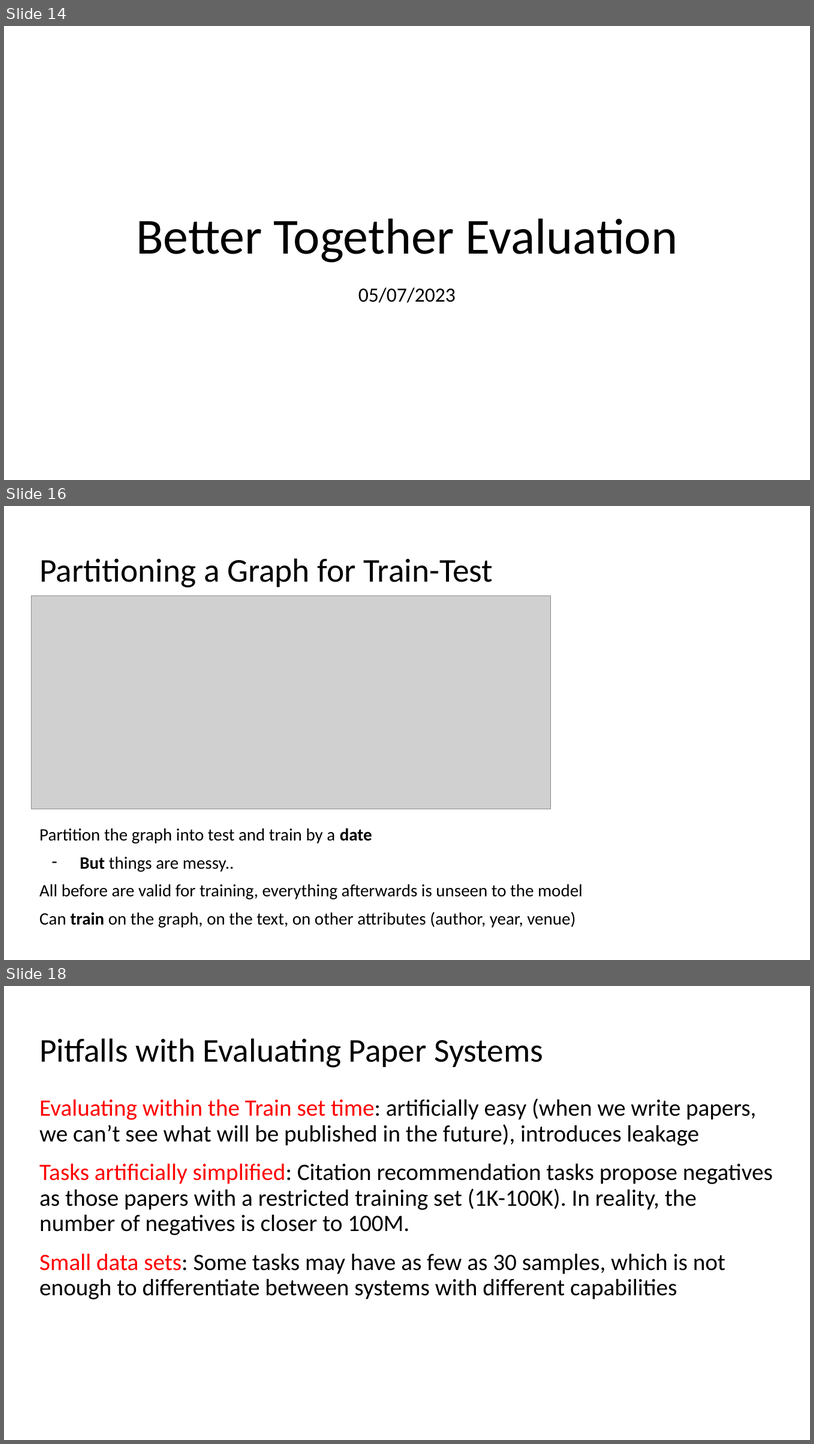
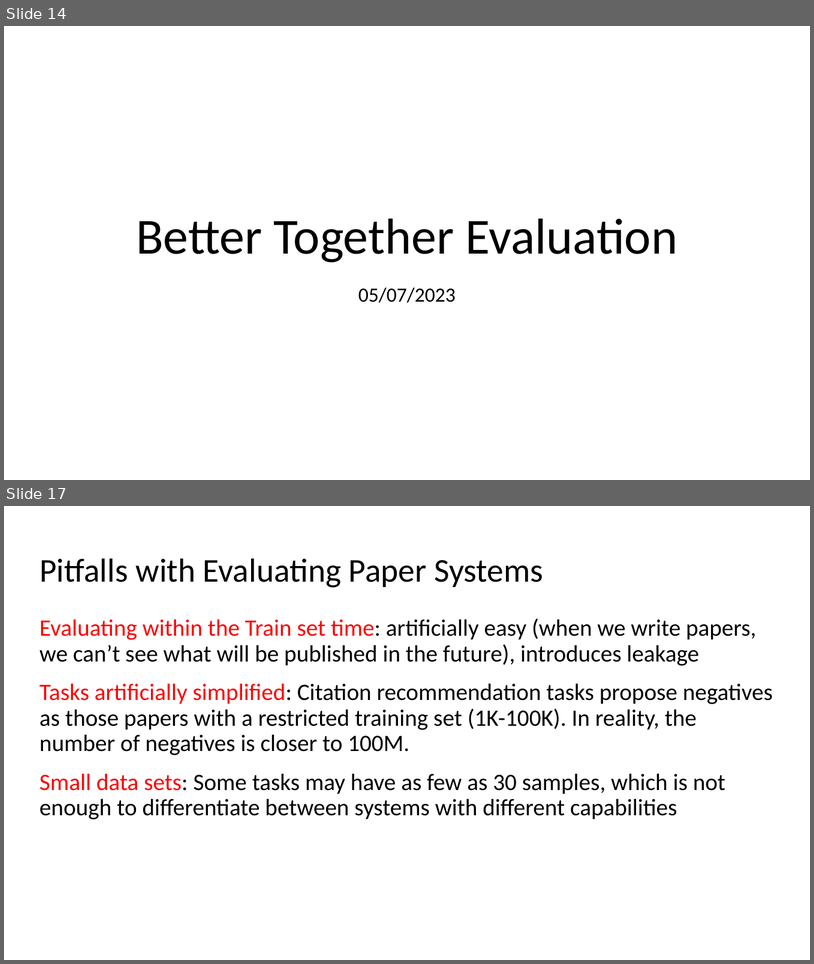
Before and after one commit to kwchurch/JSALT_Better_Together, a slide deck: slides/July5/July5_combined.pptx. Shown one above the other, each under a label of ours: slides 14, 16 and 18 before the commit, slides 14 and 17 after it; the slides between them are not shown. The pictures are 814x1444 and 814x964 pixels, drawn with LibreOffice and Linux fonts; fonts in the diff are those of the drawing; grey boxes stand for pictures. Boxes give left, top, right and bottom in pixels: in the first picture for what was removed or moved away, otherwise in the second. Text is boxed around its words. In the diff, an @@ line names an element or a change of style, - is before the commit and + after.

```diff
--- a/slides/July5/July5_combined.pptx
+++ b/slides/July5/July5_combined.pptx
@@ slide 16 removed at box(4, 506, 810, 960), background #FFFFFF @@
@@ title removed at box(39, 558, 493, 588) @@
-Partitioning a Graph for Train-Test
@@ picture removed at box(31, 595, 551, 808) @@
@@ text removed at box(39, 828, 583, 927) @@
-Partition the graph into test and train by a date
-– But things are messy..
-All before are valid for training, everything afterwards is unseen to the model
-Can train on the graph, on the text, on other attributes (author, year, venue)
@@ what was slide 18 is now slide 17 @@
```
Also in this commit, not shown: 3 slides changed, 5 slides added, 3 other slides removed, 1 other file.
